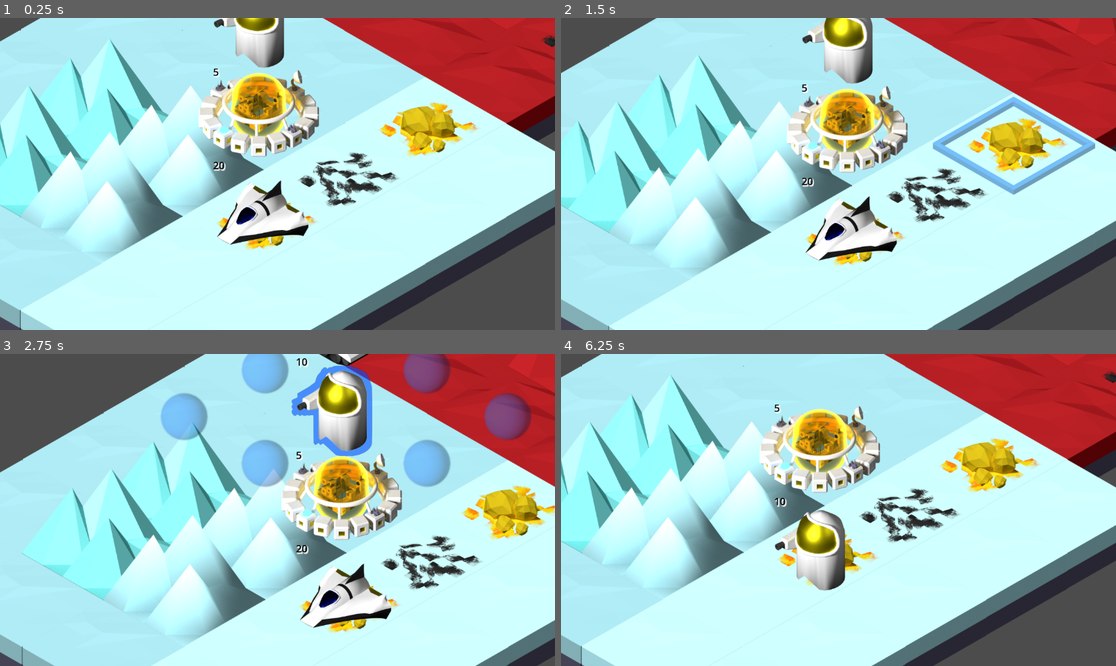
Above: before the commit, frames 1-4 (two rows, left to right).
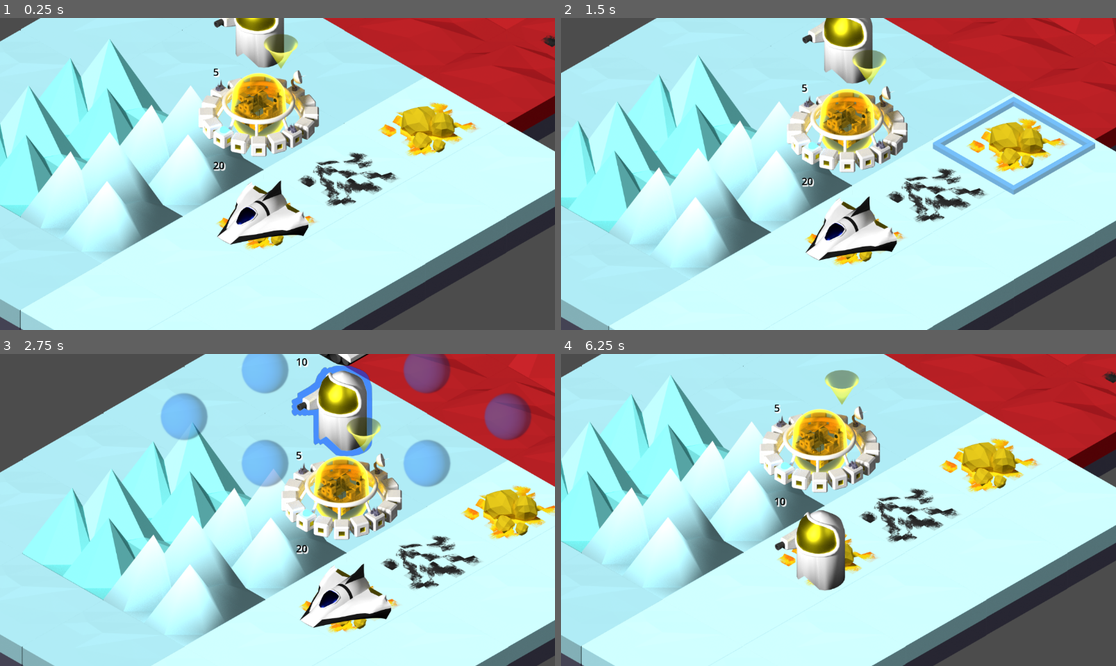
Above: after the commit, the same moments.

Repository: lifflander/stp
Game: Godot game, scene res://node_2d.tscn
The game is run twice, just before and just after one commit, with the same random seed, the same clock (stepped at 60 frames per second) and the same inputs.
Inputs (mouse positions are in pixels of both pictures, inside the frame that each line leads up to):
- Up to frame 1 (0.25 s): no input
- Up to frame 2 (1.5 s): tap Enter at 0.5 s; move the mouse to (960, 158) at 0.52 s; click (960, 158) at 0.67 s; tap Space at 1.25 s; drag from (727, 189) to (810, 236) at 1.27 s
- Up to frame 3 (2.75 s): move the mouse to (333, 441) at 2.02 s; click (333, 441) at 2.17 s
- Up to frame 4 (6.25 s): tap Enter at 2.75, 5.75 s; drag from (810, 572) to (672, 463) at 2.77 s; move the mouse to (1005, 556) at 3.52 s; click (1005, 556) at 3.67 s; tap Space at 4.25 s; drag from (672, 463) to (755, 432) at 4.27 s; move the mouse to (866, 510) at 5.02 s; click (866, 510) at 5.17 s; drag from (755, 432) to (727, 525) at 5.77 s

The runs differ from the first frame. In frame 1, 0.4% of the frame differs, in the area x 47-54%, y 5-17%; in frame 2, 0.4%; in frame 3, 0.4%; in frame 4, 0.4%.

Commit message:
ability to make bases

Diff:
--- a/LogicEngine.gd
+++ b/LogicEngine.gd
@@ -12,6 +12,7 @@
 	var player_id : int = -1
 	var last_turn_completed : int = -1
 	var units : Array[Unit]
+	var basses : Array[Base]
 	var tile_map : IsoTileMap
 	var le : LogicEngine
 
@@ -21,8 +22,22 @@
 		le = in_le
 
 		# Dummy insertion of a unit
+		units.append(Unit.new(in_le, tile_map, Vector2i(player_id, player_id), unit_tile_set, player_id))
 
-		units.append(Unit.new(in_le, tile_map, Vector2i(player_id, player_id), unit_tile_set, player_id))
+class Base:
+	var location : Vector2i
+	var tile_map : IsoTileMap
+	var le : LogicEngine
+
+	func _init(in_le : LogicEngine, in_tile_map : IsoTileMap, in_location : Vector2i):
+		tile_map = in_tile_map
+		location = in_location
+		le = in_le
+
+		renderAtLocation()
+
+	func renderAtLocation():
+		tile_map.base_layer[tile_map.convertTo1D(location)] = Vector2i(0, 0)
 
 class UnitAbilities:
 	var distance : int = 1
@@ -59,6 +74,7 @@
 	func changeLocation():
 		tile_map.unit_tile_set_layer[tile_map.convertTo1D(location)] = -1
 		tile_map.unit_layer_health[tile_map.convertTo1D(location)] = -1
+		tile_map.unit_layer_build[tile_map.convertTo1D(location)] = -1
 
 	func renderAtLocation():
 		print("renderAtLocation location=", location)
@@ -72,8 +88,20 @@
 			tile_map.unit_layer[tile_map.convertTo1D(location)] = Vector2i(5, 0)
 		tile_map.unit_tile_set_layer[tile_map.convertTo1D(location)] = unit_source_id
 		tile_map.unit_layer_health[tile_map.convertTo1D(location)] = abilities.hp
+		if unit_type == 2:
+			tile_map.unit_layer_build[tile_map.convertTo1D(location)] = 1
 
 var is_initialized : bool = false
+
+func build_city(unit_location : Vector2i):
+	for p in players:
+		for i in range(len(p.units)):
+			print("i=", i, " unit location:", p.units[i].location, " passed loc: ", unit_location)
+			if p.units[i].location == unit_location:
+				p.units[i].changeLocation()
+				p.units.remove_at(i)
+				p.basses.append(Base.new(self, tile_map, unit_location))
+				break
 
 func move_unit(unit_location : Vector2i, new_location : Vector2i):
 	for u in all_units:
--- a/TileMap.gd
+++ b/TileMap.gd
@@ -3,6 +3,7 @@
 
 @onready var logic_engine : LogicEngine = get_parent().get_node("LogicEngine")
 @onready var label_holder : Node2D = get_node("LabelHolder")
+@onready var sprite_holder : Node2D = get_node("SpriteHolder")
 
 const unit_tile_set : int = 8
 var width : int = 10
@@ -11,12 +12,26 @@
 var selected_times : int = 0
 var unit_is_selected : bool = false
 
+var base_layer : Array[Vector2i]
 var unit_layer : Array[Vector2i]
 var unit_tile_set_layer : Array[int]
 var unit_layer_health : Array[int]
+var unit_layer_build : Array[int]
 
 const selection_layer = 3
 const unit_layer_id = 1
+const city_layer_id = 4
+
+class BuilderIcon extends Sprite2D:
+	var location : Vector2i
+	var le : LogicEngine
+
+	func _input(event):
+		var global_pos = get_global_mouse_position()
+		var local_pos = to_local(global_pos)
+		if event is InputEventMouseButton and event.is_pressed() and get_rect().has_point(local_pos):
+			print("clicked builder")
+			le.build_city(location)
 
 func convertTo1D(idx : Vector2i) -> int:
 	return idx.x * width + idx.y
@@ -26,13 +41,17 @@
 	# Populate layers
 	# At the beginning no units exist to set all to -1
 	unit_layer.resize(width*height)
+	base_layer.resize(width*height)
 	unit_tile_set_layer.resize(width*height)
 	unit_layer_health.resize(width*height)
+	unit_layer_build.resize(width*height)
 	for x in range(width):
 		for y in range(height):
 			#print("x=", x, ", y=", y, ", 1d=", convertTo1D(Vector2i(x,y)))
 			unit_layer[convertTo1D(Vector2i(x,y))] = Vector2i(-1, -1)
+			base_layer[convertTo1D(Vector2i(x,y))] = Vector2i(-1, -1)
 			unit_layer_health[convertTo1D(Vector2i(x,y))] = -1
+			unit_layer_build[convertTo1D(Vector2i(x,y))] = -1
 
 func hasUnitOnSquare(cell) -> bool:
 	if cell.x == -1 or cell.y == -1:
@@ -112,6 +131,15 @@
 				set_cell(layer, Vector2i(x,y), unit_tile_set_layer[lin_idx], unit_to_draw, 0)
 				set_cell(selection_layer, selected_cell, -1, Vector2i(0,0), 0)
 
+	# Draw the city layer
+	layer = city_layer_id
+	for x in range(width):
+		for y in range(height):
+			var lin_idx : int = convertTo1D(Vector2i(x,y))
+			var base_to_draw : Vector2i = base_layer[lin_idx]
+			if base_to_draw.x != -1 and base_to_draw.y != -1:
+				set_cell(layer, Vector2i(x,y), 12, base_to_draw, 0)
+
 	if selected_cell.x != -1 and selected_cell.y != -1:
 		if hasUnitOnSquare(selected_cell) and selected_times % 2 == 0:
 			var lin_idx : int = convertTo1D(selected_cell)
@@ -143,6 +171,8 @@
 
 	for child in label_holder.get_children():
 		label_holder.remove_child(child)
+	for child in sprite_holder.get_children():
+		sprite_holder.remove_child(child)
 
 	# draw health decorators
 	for x in range(width):
@@ -158,3 +188,19 @@
 				new_label.label_settings = load("res://unit-hp-label-settings.tres")
 				new_label.text = str(unit_layer_health[lin_idx])
 				label_holder.add_child(new_label)
+
+	# draw builder decorators
+	for x in range(width):
+		for y in range(height):
+			var lin_idx : int = convertTo1D(Vector2i(x,y))
+			if unit_layer_build[lin_idx] != -1:
+				var new_sprite : BuilderIcon = BuilderIcon.new()
+				new_sprite.location = Vector2i(x,y)
+				new_sprite.le = logic_engine
+				var label_pos = map_to_local(Vector2i(x, y))
+				label_pos.x += 50
+				label_pos.y -= tile_set.tile_size.y - 20
+				var global_pos = to_global(label_pos)
+				new_sprite.position = global_pos
+				new_sprite.texture = load("res://assets/tilesets/Builder_Selection_1.png")
+				sprite_holder.add_child(new_sprite)
--- /dev/null
+++ b/builder-icon-texture.tres
@@ -0,0 +1,3 @@
+[gd_resource type="ImageTexture" format=3 uid="uid://dimtp7sqnpcm6"]
+
+[resource]
--- a/iso-tileset-2.tres
+++ b/iso-tileset-2.tres
@@ -1,7 +1,8 @@
-[gd_resource type="TileSet" load_steps=19 format=3 uid="uid://0jewu7pkdoe8"]
+[gd_resource type="TileSet" load_steps=21 format=3 uid="uid://0jewu7pkdoe8"]
 
 [ext_resource type="Material" uid="uid://dp8smeaxg8g1" path="res://orb-shader.tres" id="2_40q4k"]
 [ext_resource type="Texture2D" uid="uid://d2ql6dm0nudk4" path="res://assets/tilesets/Units-Tileset_1.png" id="2_t27ds"]
+[ext_resource type="Texture2D" uid="uid://dalalwkh6mad7" path="res://assets/tilesets/Base_Tileset_1.png" id="3_itlhw"]
 [ext_resource type="Texture2D" uid="uid://b0wwswgu3i444" path="res://assets/tilesets/Spaceman_4.png" id="3_ol1jg"]
 [ext_resource type="Texture2D" uid="uid://ctcpcdrq8bdq7" path="res://assets/tilesets/Tileset_1.png" id="4_vypo8"]
 [ext_resource type="Texture2D" uid="uid://df0cjtfex5ee3" path="res://assets/tilesets/Photon_Tank_1.png" id="5_wtof3"]
@@ -34,6 +35,17 @@
 6:0/0 = 0
 6:0/0/texture_origin = Vector2i(0, 40)
 6:0/0/material = ExtResource("2_40q4k")
+
+[sub_resource type="TileSetAtlasSource" id="TileSetAtlasSource_vgkwd"]
+texture = ExtResource("3_itlhw")
+margins = Vector2i(0, 40)
+texture_region_size = Vector2i(480, 488)
+0:0/0 = 0
+0:0/0/texture_origin = Vector2i(0, 160)
+1:0/0 = 0
+1:0/0/texture_origin = Vector2i(0, 160)
+2:0/0 = 0
+2:0/0/texture_origin = Vector2i(0, 160)
 
 [sub_resource type="OccluderPolygon2D" id="OccluderPolygon2D_3deau"]
 
@@ -143,4 +155,5 @@
 sources/8 = SubResource("TileSetAtlasSource_somb0")
 sources/9 = SubResource("TileSetAtlasSource_r0v2n")
 sources/10 = SubResource("TileSetAtlasSource_v8dyp")
+sources/12 = SubResource("TileSetAtlasSource_vgkwd")
 pattern_0 = SubResource("TileMapPattern_74qju")
--- a/node_2d.tscn
+++ b/node_2d.tscn
@@ -46,7 +46,15 @@
 layer_3/y_sort_enabled = true
 layer_3/z_index = 1
 layer_3/tile_data = PackedInt32Array()
+layer_4/name = "City"
+layer_4/y_sort_enabled = true
+layer_4/z_index = 2
+layer_4/tile_data = PackedInt32Array()
 script = ExtResource("2_dd161")
+
+[node name="SpriteHolder" type="Node2D" parent="Tiles"]
+z_index = 11
+position = Vector2(281, 790)
 
 [node name="LabelHolder" type="Node2D" parent="Tiles"]
 z_index = 10
--- a/project.godot
+++ b/project.godot
@@ -15,6 +15,14 @@
 config/features=PackedStringArray("4.2", "Mobile")
 config/icon="res://icon.svg"
 
+[input]
+
+click={
+"deadzone": 0.5,
+"events": [Object(InputEventMouseButton,"resource_local_to_scene":false,"resource_name":"","device":-1,"window_id":0,"alt_pressed":false,"shift_pressed":false,"ctrl_pressed":false,"meta_pressed":false,"button_mask":0,"position":Vector2(0, 0),"global_position":Vector2(0, 0),"factor":1.0,"button_index":1,"canceled":false,"pressed":false,"double_click":false,"script":null)
+]
+}
+
 [rendering]
 
 renderer/rendering_method="mobile"
Binary file added: assets/tilesets/Base_Tileset_1.png
Not shown, added: assets/tilesets/Base_Tileset_1.png.import
Binary file added: assets/tilesets/Builder_Selection_1.png
Not shown, added: assets/tilesets/Builder_Selection_1.png.import
